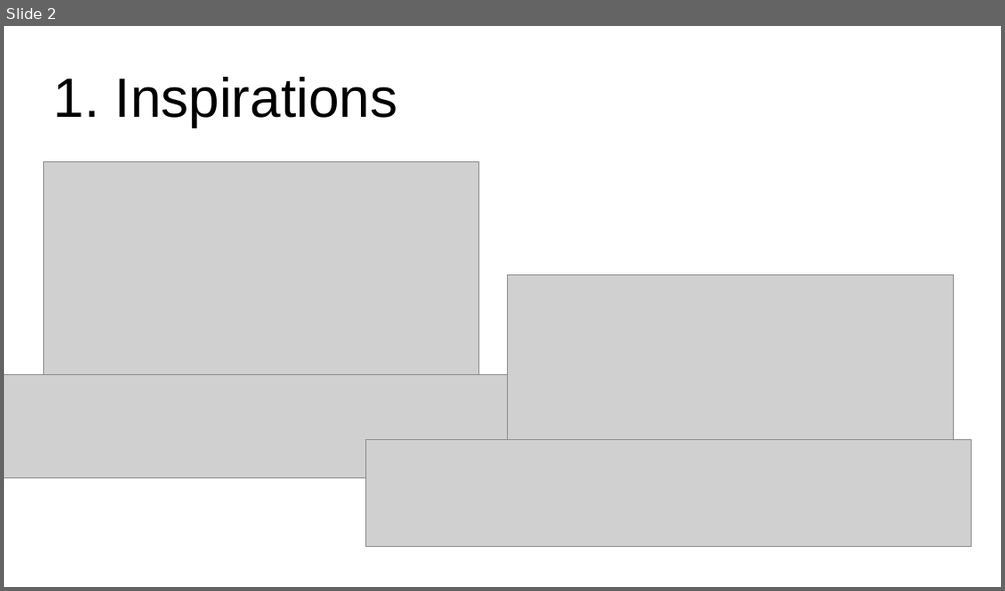
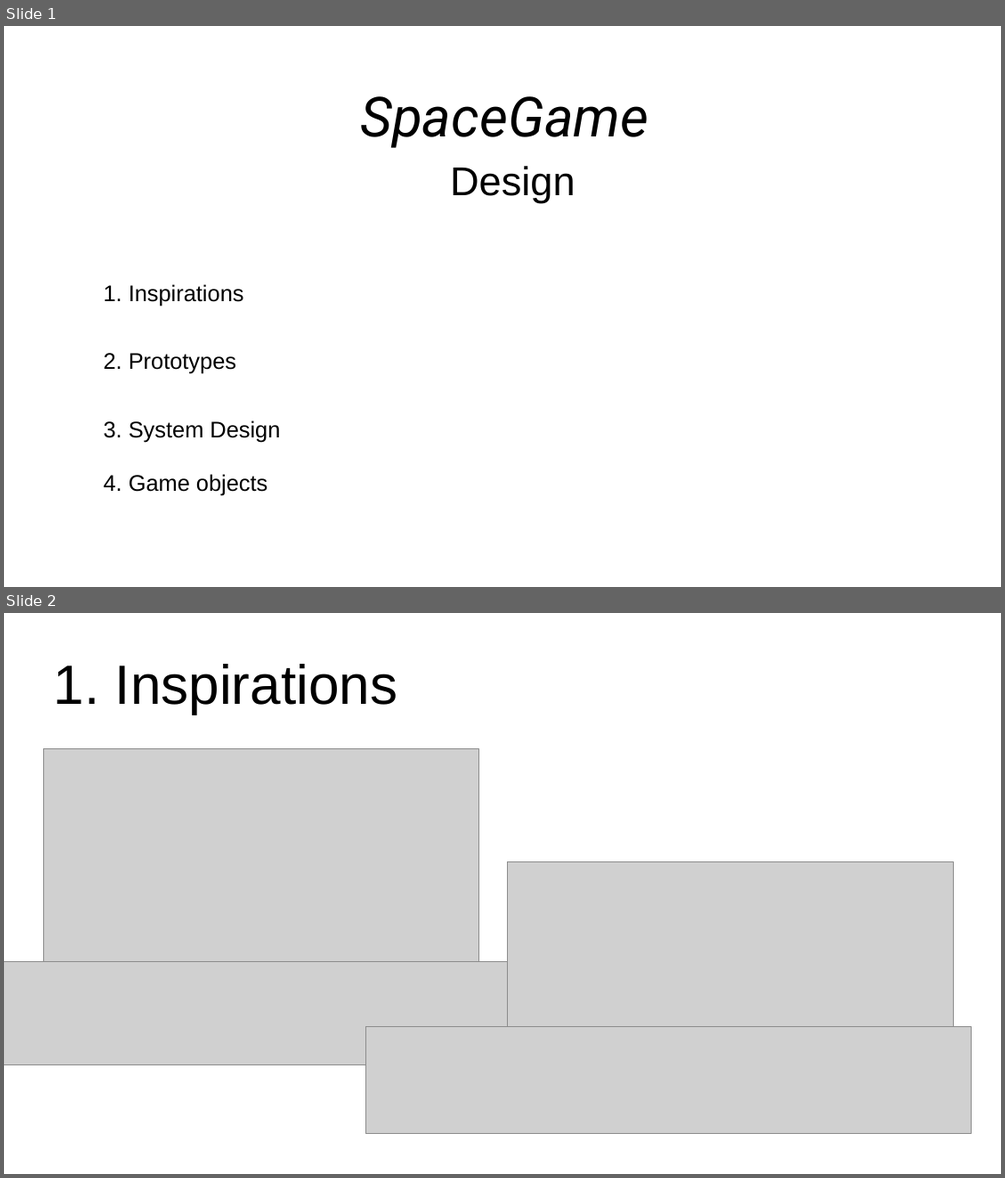
Before and after one commit to kaloyanMilev13/SpaceGame, a slide deck: doc/design/design_presentation.odp. Shown one above the other, each under a label of ours: slide 2 before the commit, slides 1 and 2 after it. The pictures are 1005x591 and 1005x1178 pixels, drawn with LibreOffice and Linux fonts; fonts in the diff are those of the drawing; grey boxes stand for pictures. Boxes give left, top, right and bottom in pixels: in the first picture for what was removed or moved away, otherwise in the second. Text is boxed around its words. In the diff, an @@ line names an element or a change of style, - is before the commit and + after.

Commit message:
Added shield power-up, improved collisions, and polished game menus

```diff
--- a/doc/design/design_presentation.odp
+++ b/doc/design/design_presentation.odp
@@ slide 1 added at [4, 26, 1001, 587], background #FFFFFF @@
@@ title added at [360, 96, 648, 148], 44 pt, text #000000, italic @@
+SpaceGame
@@ subtitle added at [450, 166, 575, 203], 32 pt, text #000000 @@
+Design
@@ text added at [104, 284, 244, 306], 18 pt, text #000000 @@
+1. Inspirations
@@ text added at [104, 353, 236, 374], 18 pt, text #000000 @@
+2. Prototypes
@@ text added at [104, 420, 280, 442], 18 pt, text #000000 @@
+3. System Design
@@ text added at [104, 474, 267, 495], 18 pt, text #000000 @@
+4. Game objects
```
Also in this commit, not shown: 2 slides changed, 6 other slides added, 1 slide removed, 23 other files.
